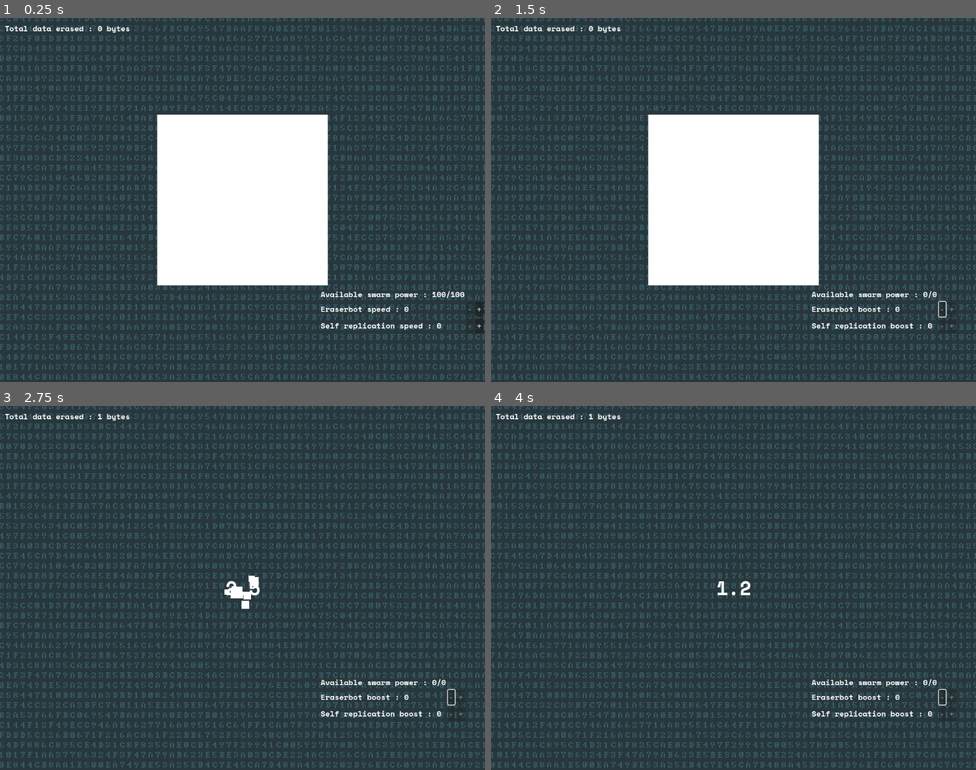
Above: before the commit, frames 1-4 (two rows, left to right).
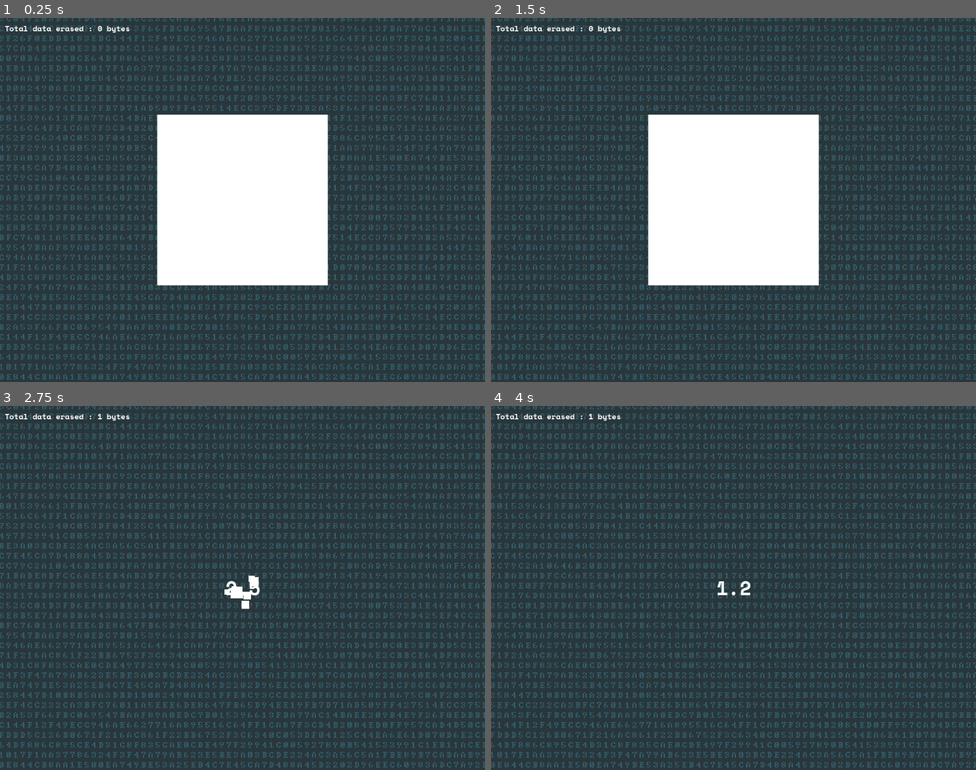
Above: after the commit, the same moments.

Repository: Silvester56/dataphobic
Game: Godot game, scene res://scenes/game.tscn
Two runs of this game, one before a commit and one after it. Both use one fixed random seed, a clock stepped at 60 frames per second and the inputs below. This scene is started directly instead of the project's main scene.
Inputs (mouse positions are in pixels of both pictures, inside the frame that each line leads up to):
- Up to frame 1 (0.25 s): no input
- Up to frame 2 (1.5 s): click (971, 309) at 0.5 s, where only the run before the commit has a clickable "+"; click (946, 309) at 1.25 s, where only the run before the commit has a clickable "-"
- Up to frame 3 (2.75 s): tap Enter at 2 s; move the mouse to (242, 588) at 2.02 s; click (242, 588) at 2.17 s
- Up to frame 4 (4 s): move the mouse to (636, 606) at 2.77 s; click (636, 606) at 2.92 s; move the mouse to (782, 507) at 3.52 s; click (782, 507) at 3.67 s

The runs differ from the first frame. In frame 1, 0.6% of the frame differs, in the area x 66-100%, y 75-86%; in frame 2, 0.5%; in frame 3, 0.5%; in frame 4, 0.5%.

Commit message:
Add swarm vision upgrade

Diff:
--- a/scenes/game.tscn
+++ b/scenes/game.tscn
@@ -59,6 +59,7 @@
 explosiveness = 0.25
 
 [node name="Swarm" type="GridContainer" parent="."]
+visible = false
 z_index = 1
 offset_left = 677.0
 offset_top = 571.0
--- a/scripts/game.gd
+++ b/scripts/game.gd
@@ -15,6 +15,7 @@
 var devicesInfectedDecimalsThresholds = [10, 20, 50, 100, 150, 300, 500, 1000, 5000, 10000, 50000, 100000, 500000]
 var devicesInfectedUnitsThresholds = [1, 2, 5, 10, 15, 30, 50, 100]
 var totalIntel = 0
+var swarmPrediction = false
 
 func _process(delta: float) -> void:
 	for i in len(eraserbotArray):
@@ -64,6 +65,9 @@
 	$IntelTimer.start()
 	$Intel.visible = true
 
+func turnOnSwarmPrediction() -> void:
+	swarmPrediction = true
+
 func _on_self_replication_timer_timeout() -> void:
 	percentageOfDevicesInfectedDecimals = percentageOfDevicesInfectedDecimals + 1
 	if len(devicesInfectedDecimalsThresholds) > 0 and percentageOfDevicesInfectedDecimals >= devicesInfectedDecimalsThresholds[0]:
@@ -80,6 +84,11 @@
 		percentageOfDevicesInfectedUnits = percentageOfDevicesInfectedUnits + 1
 		percentageOfDevicesInfectedDecimals = 0
 	$PercentageOfDevicesInfected.text = "Percentage of devices infected : " + str(percentageOfDevicesInfectedUnits) + "." + paddingPercent(percentageOfDevicesInfectedDecimals) + "%"
+	if swarmPrediction:
+		if len(devicesInfectedDecimalsThresholds) > 0:
+			$PercentageOfDevicesInfected.text = $PercentageOfDevicesInfected.text + " (next swarm upgrade at 0." + paddingPercent(devicesInfectedDecimalsThresholds[0]) + "%)"
+		else:
+			$PercentageOfDevicesInfected.text = $PercentageOfDevicesInfected.text + " (next swarm upgrade at " + paddingPercent(devicesInfectedUnitsThresholds[0]) + "%)"
 
 func updateSwarmLabelAndButtons() -> void:
 	$Swarm/EraserBotIncrease.disabled = availableSwarmPower == 0
--- a/scripts/upgrade_manager.gd
+++ b/scripts/upgrade_manager.gd
@@ -9,7 +9,8 @@
 	SELF_REPLICATION,
 	BANDWIDTH,
 	SWARM,
-	NEURAL_NETWORK
+	NEURAL_NETWORK,
+	SEE_NEXT_SWARM_UPGRADE
 }
 
 var gridSizeArray = [4, 9, 16, 25, 36, 64]
@@ -41,12 +42,12 @@
 		add_child(createUpgrade("Bandwidth", "More data per block", upgradeId.BANDWIDTH))
 	if totalDataErased == 256:
 		add_child(createUpgrade("Grid size", "Fetch more data blocks at once", upgradeId.GRID_SIZE))
-	if totalDataErased >= 256 and get_parent().maximumSwarmPower > 0 and !swarmEnabled:
+	if totalDataErased >= 256 and get_parent().maximumSwarmPower >= 10 and !swarmEnabled:
 		add_child(createUpgrade("Swarm", "Use infected devices for thinking power", upgradeId.SWARM))
 		swarmEnabled = true
 	if totalDataErased == 512:
 		add_child(createUpgrade("Eraserbot", "Autoclick on random data blocks", upgradeId.AUTO_CLICK))
-	if totalDataErased >= 1024 and get_parent().maximumSwarmPower > 20 and !neuralNetworkEnabled:
+	if totalDataErased >= 1024 and get_parent().maximumSwarmPower >= 20 and !neuralNetworkEnabled:
 		add_child(createUpgrade("Neural network", "Gather intelligence for future upgrades", upgradeId.NEURAL_NETWORK))
 		neuralNetworkEnabled = true
 
@@ -66,6 +67,8 @@
 		get_parent().turnOnSwarm()
 	if upgradeIdentifier == upgradeId.NEURAL_NETWORK:
 		get_parent().turnOnNeuralNetwork()
+	if upgradeIdentifier == upgradeId.SEE_NEXT_SWARM_UPGRADE:
+		get_parent().turnOnSwarmPrediction()
 
 var intelUpgradeFlags = [true, true, true]
 
@@ -73,6 +76,7 @@
 	if totalIntel >= 10 and intelUpgradeFlags[0]:
 		add_child(createUpgrade("Anti-lag", "Fetch data blocks slightly faster", upgradeId.FETCH_FASTER, 20))
 		add_child(createUpgrade("Grid size", "Fetch more data blocks at once", upgradeId.GRID_SIZE, 20))
+		add_child(createUpgrade("Swarm vision", "Predict when the next swarm upgrade will occur", upgradeId.SEE_NEXT_SWARM_UPGRADE, 20))
 		intelUpgradeFlags[0] = false
 	for c in get_children():
 		if "checkButtonEnabling" in c:
